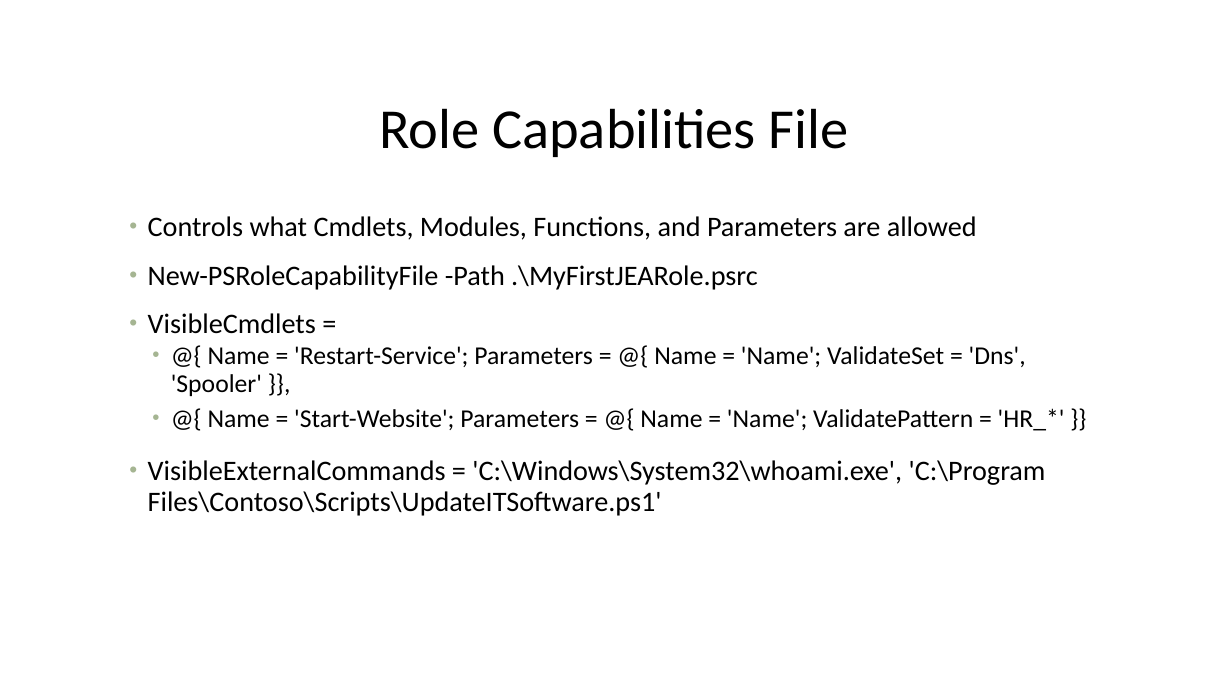
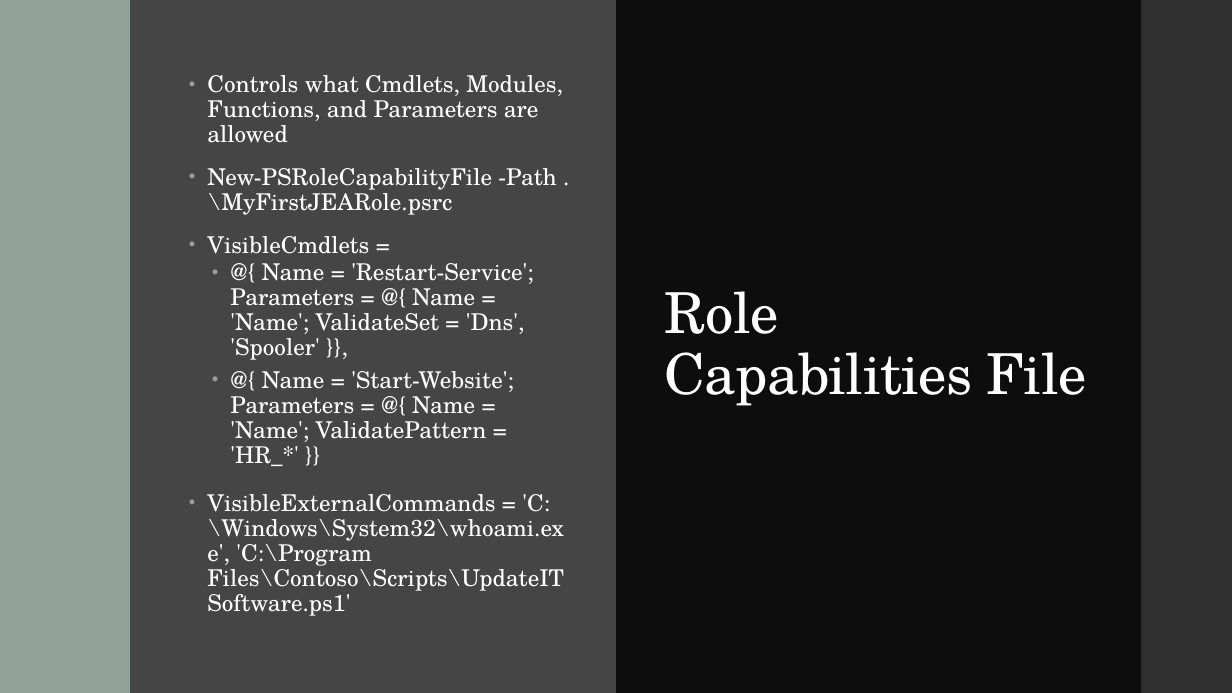
Before and after one commit to P0w3rChi3f/JEA-Just-Enough-Admin, a slide deck: slide 10 of Docs/PowerShell JEA.pptx. Drawn at 1232x693 pixels with LibreOffice and Linux fonts; fonts in the diff are those of the drawing; background and template pictures are left out. Boxes give left, top, right and bottom in pixels: in the first picture for what was removed or moved away, otherwise in the second. Text is boxed around its words. In the diff, an @@ line names an element or a change of style, - is before the commit and + after.

```diff
--- a/Docs/PowerShell JEA.pptx
+++ b/Docs/PowerShell JEA.pptx
@@ background #FFFFFF to #454545 @@
@@ rectangle added at (0,0,130,693), fill #93A299 @@
@@ rectangle added at (130,0,616,693), fill #454545 @@
@@ rectangle added at (616,0,1141,693), fill #0D0D0D @@
@@ rectangle added at (1141,0,1232,693), fill #303030 @@
@@ text "Controls what Cmdlets, Modules, Functions, ...": place and size @@
-text "Controls what Cmdlets, Modules, Functions, ..." at (148,216,1065,516)
+text "Controls what Cmdlets, Modules, Functions, ..." at (207,75,564,616)
@@ text "Controls what Cmdlets, Modules, Functions, ..." at (207,75,564,616): size 22 to 18 pt in "Controls what Cmdlets, Modules, Functions, and Parameters ...", "New-PSRoleCapabilityFile -Path .\MyFirstJEARole.psrc", "VisibleCmdlets =", "VisibleExternalCommands = 'C:\Windows\System32\whoami.exe',  ..."; font Calibri to TeX Gyre Schola, text colour #000000 to #FFFFFF; size 20 to 18 pt in "@{ Name = 'Restart-Service'; Parameters = @{ ...", "@{ Name = 'Start-Website'; Parameters = @{ ..."; bullet colour #A5B592 to #93A299; vertical alignment top to middle @@
@@ text "Role Capabilities File": place and size @@
-text "Role Capabilities File" at (379,108,849,157)
+text "Role Capabilities File" at (665,291,1087,406)
@@ text "Role Capabilities File" at (665,291,1087,406): font Calibri to TeX Gyre Schola, text colour #000000 to #FFFFFF, letter spacing 0 to -0.5 pt; alignment centre to left; more space between paragraphs @@
```
Also in this commit, not shown: 16 other slides changed, 2 slides added, 2 slides removed, 1 other file.
